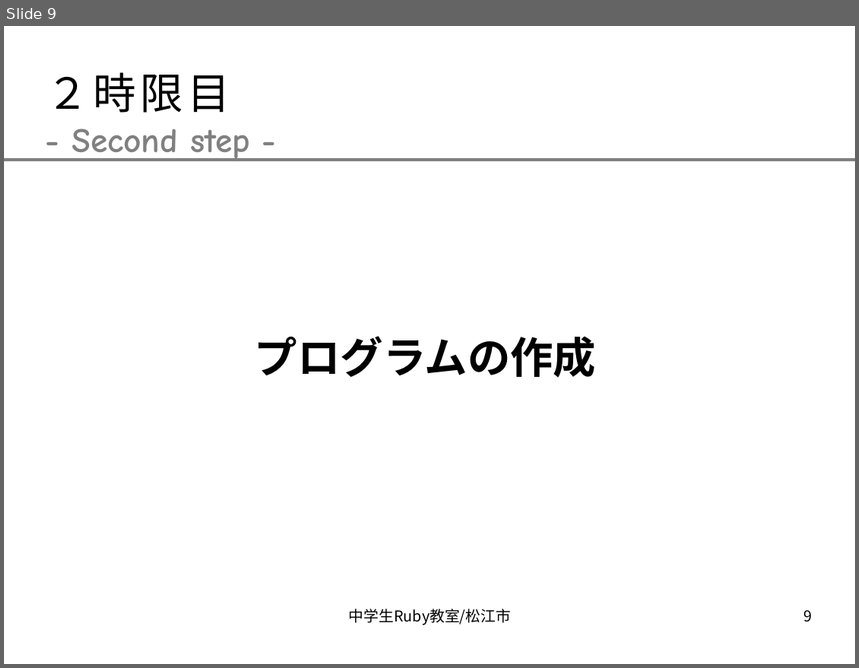
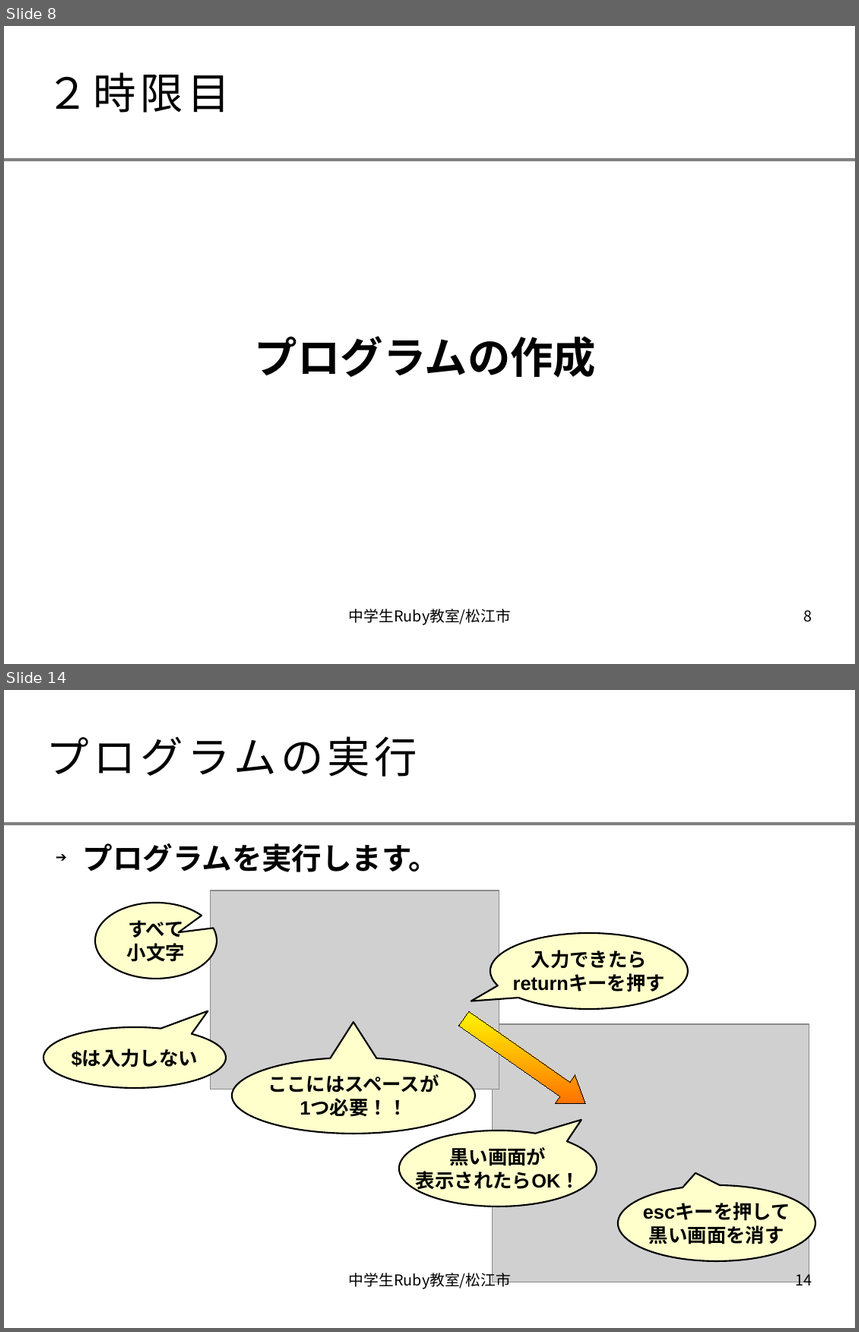
Before and after one commit to smalruby/ruby-school-mjh, a slide deck: mac/doc/text.odp. Shown one above the other, each under a label of ours: slide 9 before the commit, slides 8 and 14 after it; the slides between them are not shown. The pictures are 859x668 and 859x1332 pixels, drawn with LibreOffice and Linux fonts; fonts in the diff are those of the drawing; grey boxes stand for pictures; background and template pictures are left out. Boxes give left, top, right and bottom in pixels: in the first picture for what was removed or moved away, otherwise in the second. Text is boxed around its words. In the diff, an @@ line names an element or a change of style, - is before the commit and + after.

```diff
--- a/mac/doc/text.odp
+++ b/mac/doc/text.odp
@@ slide 14 added at bbox=[4, 690, 855, 1328], background #FFFFFF; not listed: 1 template element that a slide beside it also shows @@
@@ title added at bbox=[47, 736, 417, 777], 40 pt, text #000000 @@
+プログラムの実行
@@ text added at bbox=[83, 844, 439, 872], 28 pt, text #000000, bold @@
+➔ プログラムを実行します。
@@ picture added at bbox=[211, 891, 500, 1089] @@
@@ speech bubble added at bbox=[95, 904, 216, 979], fill #FFFFCC, outline #000000 1.5 pt, 18 pt, text #000000, bold @@
+すべて
+小文字
@@ speech bubble added at bbox=[490, 933, 688, 1009], fill #FFFFCC, outline #000000 1.5 pt, 18 pt, text #000000, bold @@
+入力できたら
+returnキーを押す
@@ down arrow added at bbox=[454, 1005, 596, 1119], fill gradient #FF6600 to #FFFF00, outline #000000 0 pt @@
@@ speech bubble added at bbox=[44, 1027, 226, 1088], fill #FFFFCC, outline #000000 1.5 pt, 18 pt, text #000000, bold @@
+$は入力しない
@@ picture added at bbox=[492, 1024, 810, 1284] @@
@@ speech bubble added at bbox=[232, 1058, 475, 1133], fill #FFFFCC, outline #000000 1.5 pt, 18 pt, text #000000, bold @@
+ここにはスペースが
+1つ必要！！
@@ speech bubble added at bbox=[399, 1131, 598, 1207], fill #FFFFCC, outline #000000 1.5 pt, 18 pt, text #000000, bold @@
+黒い画面が
+表示されたらOK！
@@ speech bubble added at bbox=[618, 1186, 816, 1262], fill #FFFFCC, outline #000000 1.5 pt, 18 pt, text #000000, bold @@
+escキーを押して
+黒い画面を消す
@@ text added at bbox=[349, 1271, 511, 1290], 14 pt, text #000000 @@
+中学生Ruby教室/松江市
@@ page number added at bbox=[796, 1271, 813, 1291], 14 pt, text #000000 @@
+14
@@ what was slide 9 is now slide 8 @@
@@ slide 8 changed as well @@
@@ text removed at bbox=[72, 129, 250, 161] @@
-- Second step -
@@ page number at bbox=[804, 610, 813, 623]: text changed @@
-9
+8
```
Also in this commit, not shown: 9 other slides changed, 8 other slides added, 4 slides removed.
